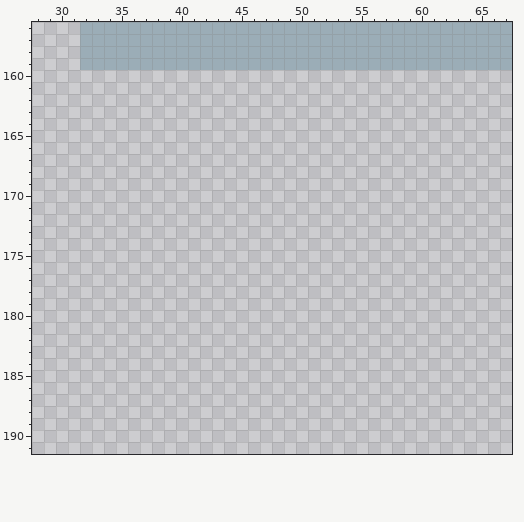
A pixel-art file gets an edit: Assets/Art/Store.aseprite. Above: the version before the commit.
256x192 pixels, 1 frame. Shown: x 28..67, y 156..191.
And afterwards:
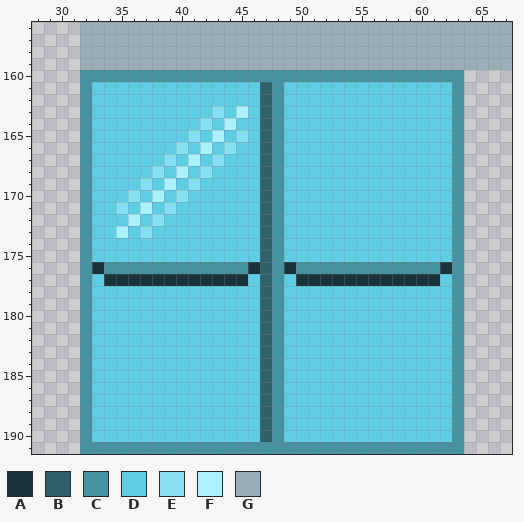
Palette (. is transparent): A #193338  B #2f616b  C #4792a1  D #5fcde4  E #87e0f2  F #abf1ff  G #9badb7
Commit: Add the Ability to Leave the store
Changes in this commit:
@@ x 28..67 @@
 159 ....GGGGGGGGGGGGGGGGGGGGGGGGGGGGGGGGGGGG
-160 ........................................
-161 ........................................
-162 ........................................
-163 ........................................
-164 ........................................
-165 ........................................
-166 ........................................
-167 ........................................
-168 ........................................
-169 ........................................
-170 ........................................
-171 ........................................
-172 ........................................
-173 ........................................
-174 ........................................
-175 ........................................
-176 ........................................
-177 ........................................
-178 ........................................
-179 ........................................
-180 ........................................
-181 ........................................
-182 ........................................
-183 ........................................
-184 ........................................
-185 ........................................
-186 ........................................
-187 ........................................
-188 ........................................
-189 ........................................
-190 ........................................
-191 ........................................
+160 ....CCCCCCCCCCCCCCCCCCCCCCCCCCCCCCCC....
+161 ....CDDDDDDDDDDDDDDBCDDDDDDDDDDDDDDC....
+162 ....CDDDDDDDDDDDDDDBCDDDDDDDDDDDDDDC....
+163 ....CDDDDDDDDDDEDFDBCDDDDDDDDDDDDDDC....
+164 ....CDDDDDDDDDEDFDDBCDDDDDDDDDDDDDDC....
+165 ....CDDDDDDDDEDFDEDBCDDDDDDDDDDDDDDC....
+166 ....CDDDDDDDEDFDEDDBCDDDDDDDDDDDDDDC....
+167 ....CDDDDDDEDFDEDDDBCDDDDDDDDDDDDDDC....
+168 ....CDDDDDEDFDEDDDDBCDDDDDDDDDDDDDDC....
+169 ....CDDDDEDFDEDDDDDBCDDDDDDDDDDDDDDC....
+170 ....CDDDEDFDEDDDDDDBCDDDDDDDDDDDDDDC....
+171 ....CDDEDFDEDDDDDDDBCDDDDDDDDDDDDDDC....
+172 ....CDDDFDEDDDDDDDDBCDDDDDDDDDDDDDDC....
+173 ....CDDFDEDDDDDDDDDBCDDDDDDDDDDDDDDC....
+174 ....CDDDDDDDDDDDDDDBCDDDDDDDDDDDDDDC....
+175 ....CDDDDDDDDDDDDDDBCDDDDDDDDDDDDDDC....
+176 ....CACCCCCCCCCCCCABCACCCCCCCCCCCCAC....
+177 ....CDAAAAAAAAAAAADBCDAAAAAAAAAAAADC....
+178 ....CDDDDDDDDDDDDDDBCDDDDDDDDDDDDDDC....
+179 ....CDDDDDDDDDDDDDDBCDDDDDDDDDDDDDDC....
+180 ....CDDDDDDDDDDDDDDBCDDDDDDDDDDDDDDC....
+181 ....CDDDDDDDDDDDDDDBCDDDDDDDDDDDDDDC....
+182 ....CDDDDDDDDDDDDDDBCDDDDDDDDDDDDDDC....
+183 ....CDDDDDDDDDDDDDDBCDDDDDDDDDDDDDDC....
+184 ....CDDDDDDDDDDDDDDBCDDDDDDDDDDDDDDC....
+185 ....CDDDDDDDDDDDDDDBCDDDDDDDDDDDDDDC....
+186 ....CDDDDDDDDDDDDDDBCDDDDDDDDDDDDDDC....
+187 ....CDDDDDDDDDDDDDDBCDDDDDDDDDDDDDDC....
+188 ....CDDDDDDDDDDDDDDBCDDDDDDDDDDDDDDC....
+189 ....CDDDDDDDDDDDDDDBCDDDDDDDDDDDDDDC....
+190 ....CDDDDDDDDDDDDDDBCDDDDDDDDDDDDDDC....
+191 ....CCCCCCCCCCCCCCCCCCCCCCCCCCCCCCCC....
Where, in picture pixels (left, top, right, bottom), the same in both pictures:
added: (80, 70, 464, 454)
